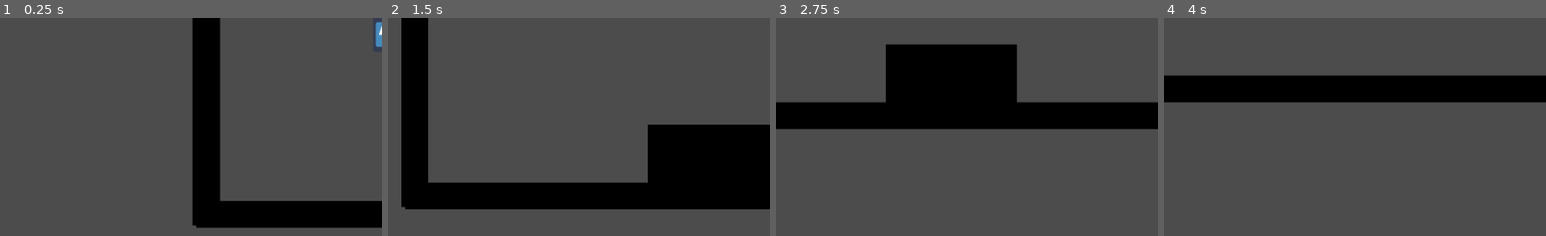
Above: before the commit, frames 1-4 (left to right).
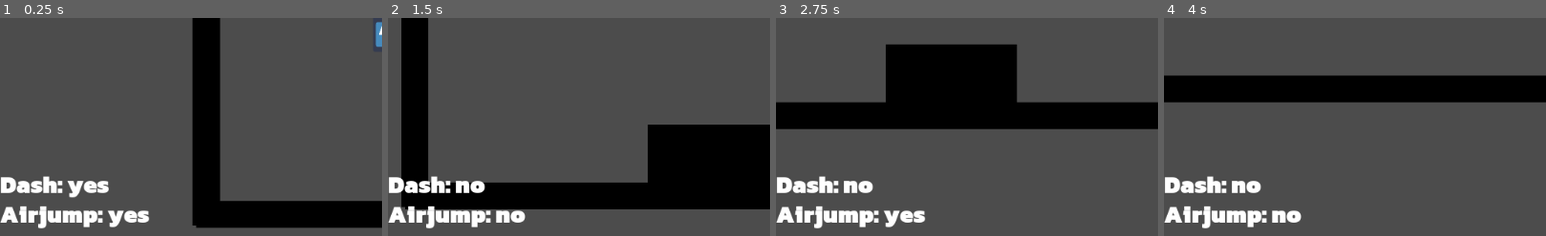
Above: after the commit, the same moments.

Repository: Project-Movement/Project-Movement
Game: Godot game, scene res://Scenes/PlayerTest.tscn
Two runs of this game, one before a commit and one after it. Both use one fixed random seed, a clock stepped at 60 frames per second and the inputs below. The engine's default icon, where the game draws it, is replaced by a stand-in: a white triangle on a blue panel in a dark square.
Inputs (mouse positions are % of the whole screen's width and height, from its top left):
- Up to frame 1 (0.25 s): no input
- Up to frame 2 (1.5 s): move the mouse to (72, 46) at 0.52 s; hold D (right) from 0.53 s (still down); tap Shift (dash) at 0.6 s; tap W (airjump) at 0.77, 0.8, 1.07, 1.35 s; move the mouse to (30, 56) at 1.27 s
- Up to frame 3 (2.75 s): tap W (airjump) at 1.52, 1.82 s; tap Space (jump) at 1.55 s; move the mouse to (60, 29) at 2.02 s; release D (right) at 2.03 s; hold A (left) from 2.03 s (still down); hold Space (jump) from 2.03 s (still down); tap Shift (dash) at 2.3 s
- Up to frame 4 (4 s): move the mouse to (45, 71) at 2.77 s; release A (left) at 2.78 s; release Space (jump) at 2.78 s; hold D (right) from 2.78 s (still down); tap Shift (dash) at 2.85, 3.6 s; tap W (airjump) at 3.02, 3.05, 3.32, 3.77 s; move the mouse to (80, 66) at 3.52 s; hold Space (jump) from 3.53 s (still down)
The pictures show only the part of the screen within x 0-50%, y 49-99%; the shares and areas given below are measured in that part.

The runs differ from the first frame. In frame 1, 3.5% of the frame differs, in the area x 0-39%, y 72-97%; in frame 2, 3.2%; in frame 3, 3.3%; in frame 4, 3.1%.

Commit message:
add basic ability indication to hud

Diff:
--- a/Scenes/HUD.tscn
+++ b/Scenes/HUD.tscn
@@ -20,3 +20,18 @@
 margin_bottom = 97.0
 custom_fonts/font = SubResource( 1 )
 text = "Speed: 0"
+
+[node name="Dash" type="Label" parent="."]
+margin_top = 488.0
+margin_right = 129.0
+margin_bottom = 537.0
+custom_fonts/font = SubResource( 1 )
+text = "Dash
+"
+
+[node name="Airjump" type="Label" parent="."]
+margin_top = 528.0
+margin_right = 129.0
+margin_bottom = 577.0
+custom_fonts/font = SubResource( 1 )
+text = "Airjump"
--- a/Scripts/AbilitySystem.gd
+++ b/Scripts/AbilitySystem.gd
@@ -29,7 +29,7 @@
 
 
 func is_ability_available(ability: String) -> bool:
-	print("tried to use ability " + ability + " with " + str(ability_uses[ability]) + " uses left")
+	# print("tried to use ability " + ability + " with " + str(ability_uses[ability]) + " uses left")
 	return ability_uses[ability] > 0
 
 
--- a/Scripts/HUD.gd
+++ b/Scripts/HUD.gd
@@ -2,10 +2,15 @@
 
 onready var xlabel = $XSpeedLabel
 onready var ylabel = $YSpeedLabel
+onready var player_body = get_parent().get_node("PlayerBody")
+onready var abilities = player_body.get_node("AbilitySystem")
 
 # Called every frame. 'delta' is the elapsed time since the previous frame.
 func _process(_delta):
-	var vel = get_parent().get_node("PlayerBody").velocity
+	var vel = player_body.velocity
 
 	xlabel.text = "X Speed: %.f" % abs(vel.x)
 	ylabel.text = "Y Speed: %.f" % abs(vel.y)
+
+	$Dash.text = "Dash: yes" if abilities.is_ability_available("dash") else "Dash: no"
+	$Airjump.text = "Airjump: yes" if abilities.is_ability_available("airjump") else "Airjump: no"
